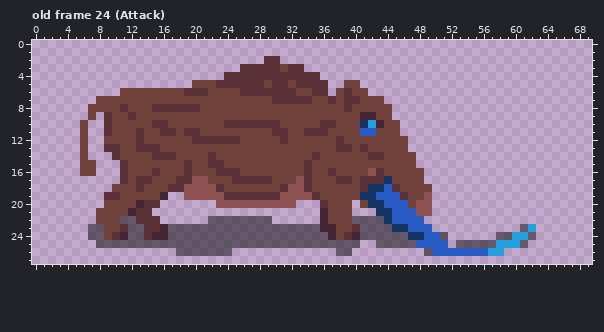
Two states of a pixel-art file, GEODE/Assets/Sprites/Characters/Boar/BlueBoar.aseprite. The picture above is the old version.
70x28 pixels, 27 frames. Shown: old frame 24 (Attack). The commit also changed other frames, which this record leaves out.
Now the later version:
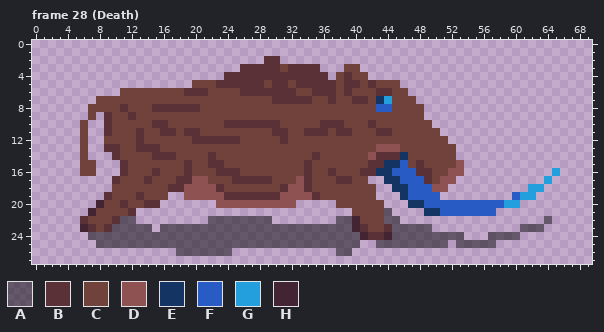
Palette (. is transparent): A #0606087f  B #5b3138  C #71413b  D #8e5252  E #143464  F #285cc4  G #249fde  H #422433
A new or re-ordered frame is compared with the old frame closest to it.
From old to new:
frames 27 -> 30
Frame 28 (Death) is new; against old frame 24 (Attack), layers "Crystal", "Boar", "Shadow":
y 3: x 34..35 .. -> BB; x 39..40 .. -> CC
y 4: x 36 . -> B; x 38..41 .... -> CBCC
y 5: x 37..45 ..CC..... -> BCBBCBCCC
y 6: x 37 . -> B; x 42..46 ..... -> CBBCC
y 7: x 39 B -> C; x 41 C -> B; x 43..47 C.... -> EGCCC
y 8: x 39 B -> C; x 43..48 CC.... -> FFCCCC
y 9: x 41..42 HH -> CC; x 45..48 .... -> CCCC
y 10: x 38 C -> B; x 41..43 EGH -> CBC; x 46..49 .... -> CCCC
y 11: x 38..39 CC -> BB; x 41..44 FFCC -> CCBB; x 46..50 ..... -> CCCCC
y 12: x 38 B -> C; x 47..51 ..... -> CCCCC
y 13: x 38..39 BB -> CC; x 41 B -> C; x 43..45 CCC -> DDD; x 47..52 ...... -> CCCCCC
y 14: x 42 B -> D; x 44..46 CCC -> BBE; x 48..52 ..... -> CCCCC
y 15: x 42..46 CCCCC -> BBEEF; x 48..53 ...... -> BCCCCD
y 16: x 41..53 CDBCCCCC..... -> BBEEFFFBBCCDD; x 65 . -> G
y 17: x 10..11 .B -> BC; x 13 B -> C; x 41..43 BBB -> C..; x 45..52 CCCC.... -> EFFFBCDD; x 64 . -> G
y 18: x 13 B -> C; x 41..51 BEEFBCCCC.. -> CC..EEFFFDD; x 62..63 .. -> GG
y 19: x 10 B -> C; x 13 C -> B; x 16 H -> C; x 41..50 EEFFFBCCD. -> CC...EFFFF; x 60..62 ... -> FGG
y 20: x 8 . -> H; x 11 C -> B; x 13 H -> C; x 36..37 BC -> ..; x 40 . -> C; x 42..60 EEFFFCDD........... -> CC...EEFFFFFFFFFFGG
y 21: x 7 . -> H; x 12..14 HBB -> B..; x 36..57 HCCC...EEFFFDD........ -> ....CCCCA....EEFFFFFFF
y 22: x 6..7 .. -> BC; x 10 C -> B; x 13..15 BBB -> ...; x 36..48 HCCCAAAAEFFFF -> ..AAHCCCAA...; x 64 . -> A
y 23: x 6..11 .AACCB -> HBCBAA; x 14..16 BBH -> A.A; x 36..49 HHCCBAAAAEEFFF -> AAAAHBCCBAAAAA; x 62..63 G. -> AA
y 24: x 9..11 CBH -> AAA; x 14..16 BHH -> AAA; x 37..44 HCBHAAAA -> AAAAHBBH; x 47..50 EEFF -> AAAA; x 52..53 .. -> AA; x 57 . -> A; x 60..62 GGA -> A..
y 25: x 48..51 FFFF -> AAAA; x 58..61 GGGA -> ....
y 26: x 49..58 AFFFFFFFGG -> ..........
Boxes around the changes in both pictures, in picture pixels (x1, y1, x2, y2):
changed: (304, 64, 560, 256)
changed: (80, 176, 168, 240)
